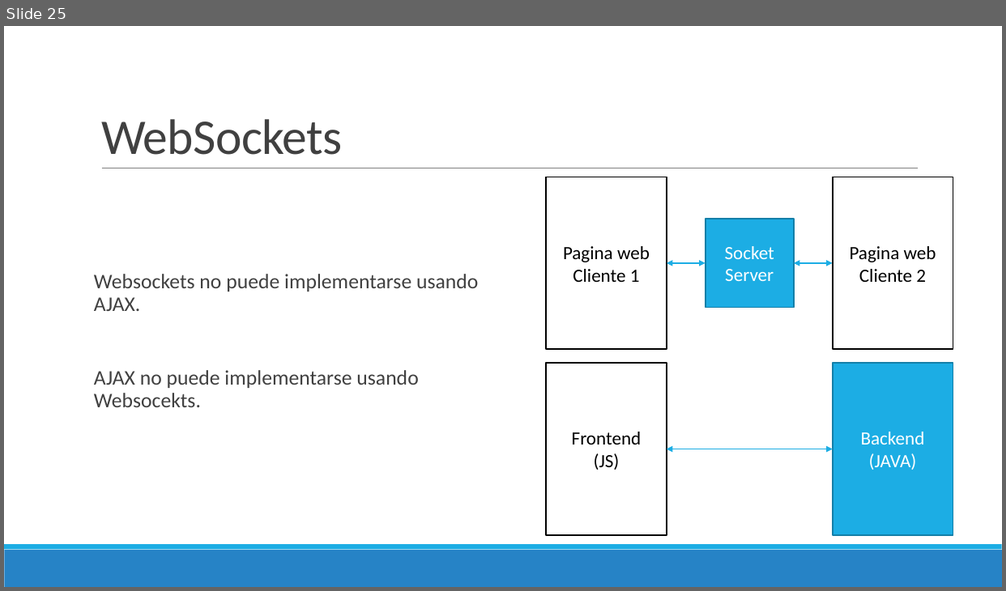
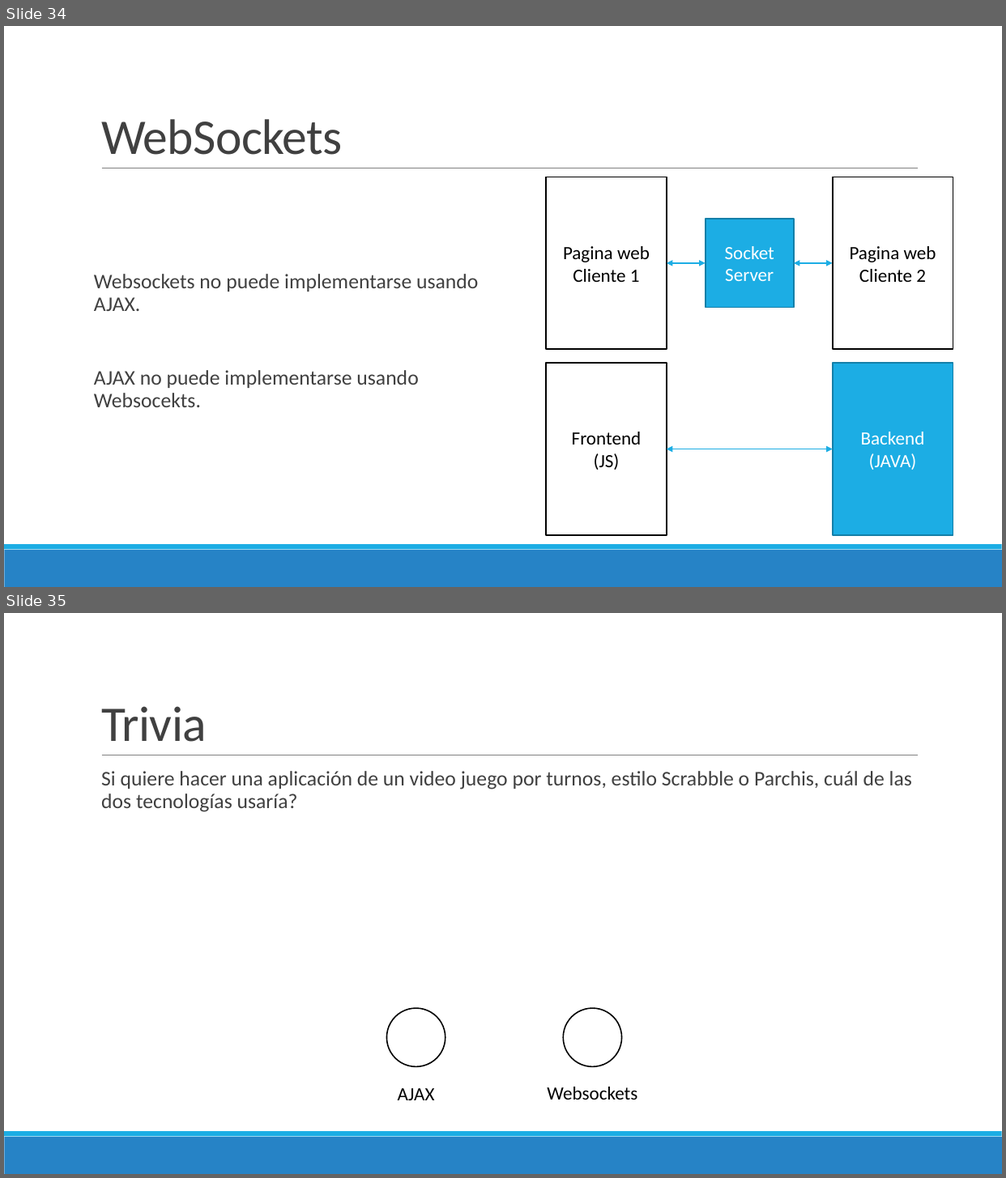
Before and after one commit to Domiciano/PrograRed201, a slide deck: Semana 14/Presentación.pptx. Shown one above the other, each under a label of ours: slide 25 before the commit, slides 34 and 35 after it. The pictures are 1006x591 and 1006x1178 pixels, drawn with LibreOffice and Linux fonts; fonts in the diff are those of the drawing. Boxes give left, top, right and bottom in pixels: in the first picture for what was removed or moved away, otherwise in the second. Text is boxed around its words. In the diff, an @@ line names an element or a change of style, - is before the commit and + after.

```diff
--- a/Semana 14/Presentación.pptx
+++ b/Semana 14/Presentación.pptx
@@ slide 35 added at (4, 613, 1002, 1174), background #FFFFFF; not listed: 3 template elements that a slide beside it also shows @@
@@ title added at (101, 706, 206, 742), 48 pt, text #404040 @@
+Trivia
@@ text added at (101, 771, 912, 812), 20 pt, text #404040 @@
+  Si quiere hacer una aplicación de un video juego por turnos, estilo Scrabble o Parchis, cuál de las dos tecnologías usaría?
@@ ellipse added at (386, 1008, 445, 1067), outline #000000 1.25 pt @@
@@ ellipse added at (563, 1008, 621, 1067), outline #000000 1.25 pt @@
@@ text added at (398, 1088, 435, 1101), 18 pt, text #000000 @@
+AJAX
@@ text added at (547, 1087, 637, 1100), 18 pt, text #000000 @@
+Websockets
@@ what was slide 25 is now slide 34 @@
```
Also in this commit, not shown: 10 other slides added.
